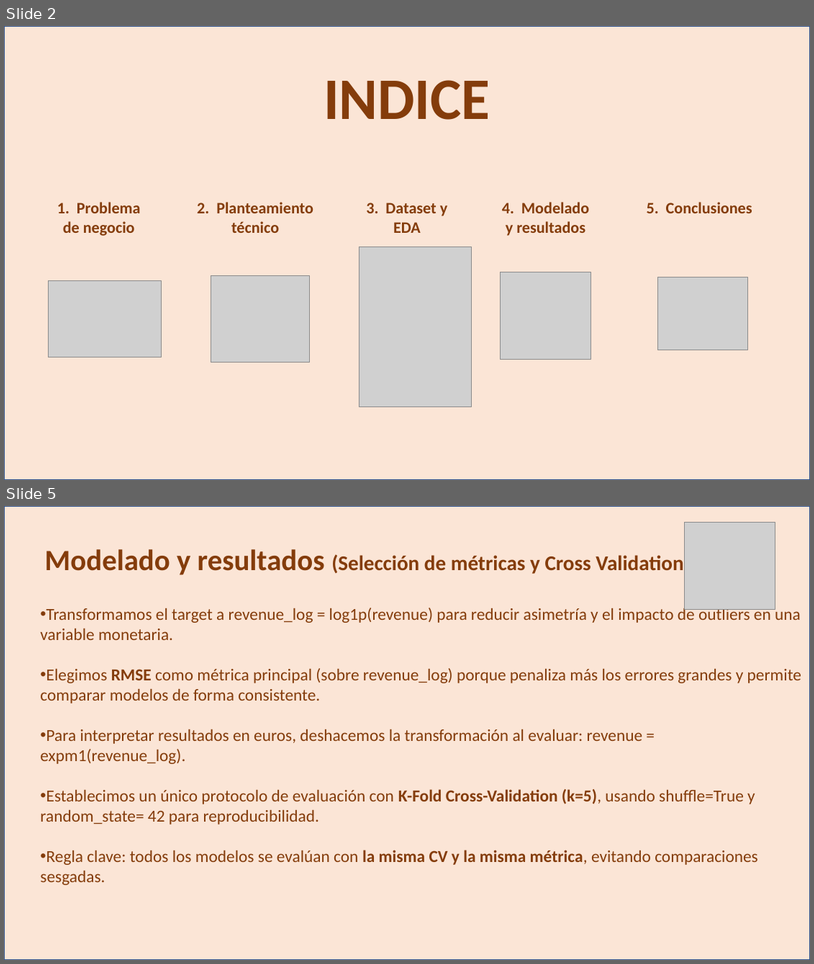
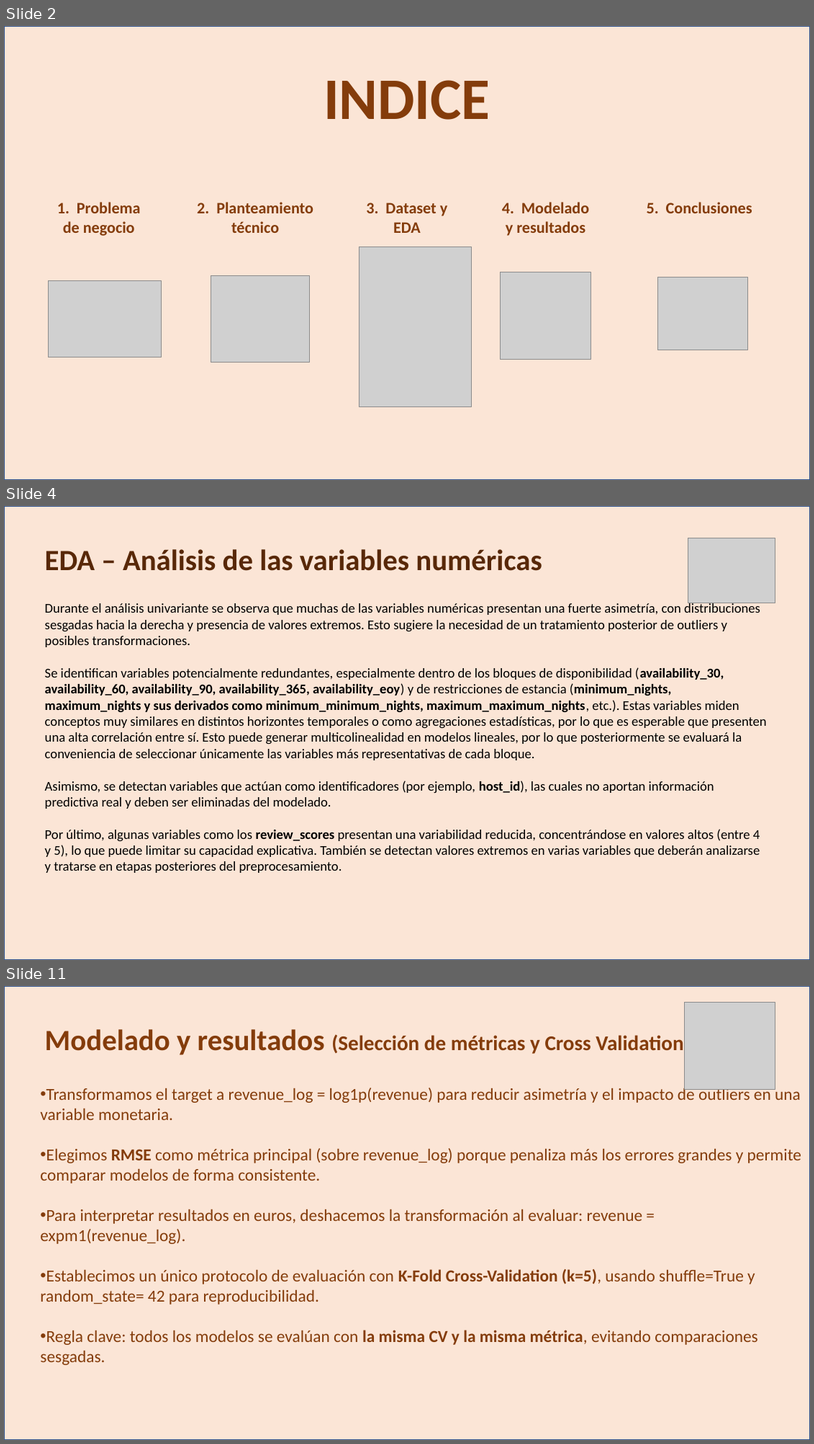
Before and after one commit to HimuraFresh/ML_-Grupo_1-, a slide deck: ML_ppt.pptx. Shown one above the other, each under a label of ours: slides 2 and 5 before the commit, slides 2, 4 and 11 after it; the slides between them are not shown. The pictures are 814x964 and 814x1444 pixels, drawn with LibreOffice and Linux fonts; fonts in the diff are those of the drawing; grey boxes stand for pictures. Boxes give left, top, right and bottom in pixels: in the first picture for what was removed or moved away, otherwise in the second. Text is boxed around its words. In the diff, an @@ line names an element or a change of style, - is before the commit and + after.

```diff
--- a/ML_ppt.pptx
+++ b/ML_ppt.pptx
@@ slide 4 added at bbox=[4, 506, 810, 960], background #FFFFFF @@
@@ rectangle added at bbox=[4, 506, 810, 960], fill #FBE5D6, outline #325490 1 pt @@
@@ picture added at bbox=[689, 538, 776, 602] @@
@@ text added at bbox=[45, 549, 542, 571], 35 pt, text #582808, bold @@
+EDA – Análisis de las variables numéricas
@@ text added at bbox=[45, 602, 766, 872], 16 pt, text #000000 @@
+Durante el análisis univariante se observa que muchas de las variables numéricas presentan una fuerte asimetría, con distribuciones sesgadas hacia la derecha y presencia de valores extremos. Esto sugiere la necesidad de un tratamiento posterior de outliers y posibles transformaciones.
+Se identifican variables potencialmente redundantes, especialmente dentro de los bloques de disponibilidad (availability_30, availability_60, availability_90, availability_365, availability_eoy) y de restricciones de estancia (minimum_nights, maximum_nights y sus derivados como minimum_minimum_nights, maximum_maximum_nights, etc.). Estas variables miden conceptos muy similares en distintos horizontes temporales o como agregaciones estadísticas, por lo que es esperable que presenten una alta correlación entre sí. Esto puede generar multicolinealidad en modelos lineales, por lo que posteriormente se evaluará la conveniencia de seleccionar únicamente las variables más representativas de cada bloque.
+Asimismo, se detectan variables que actúan como identificadores (por ejemplo, host_id), las cuales no aportan información predictiva real y deben ser eliminadas del modelado.
+Por último, algunas variables como los review_scores presentan una variabilidad reducida, concentrándose en valores altos (entre 4 y 5), lo que puede limitar su capacidad explicativa. También se detectan valores extremos en varias variables que deberán analizarse y tratarse en etapas posteriores del preprocesamiento.
@@ what was slide 5 is now slide 11 @@
```
Also in this commit, not shown: 2 slides changed, 5 other slides added.
